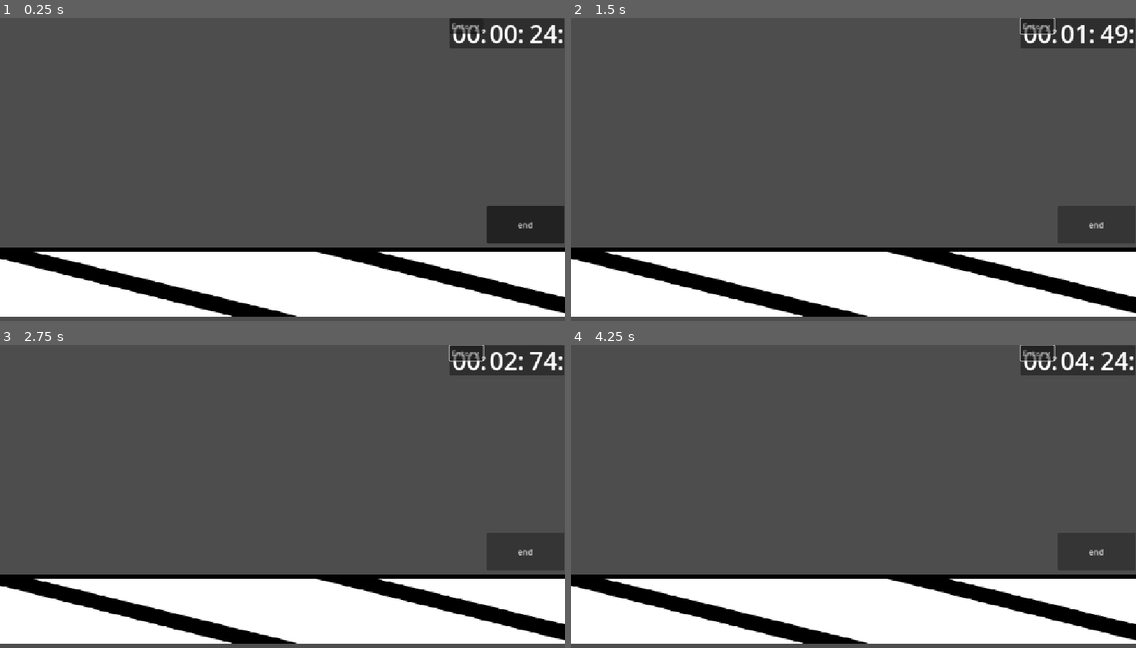
Above: before the commit, frames 1-4 (two rows, left to right).
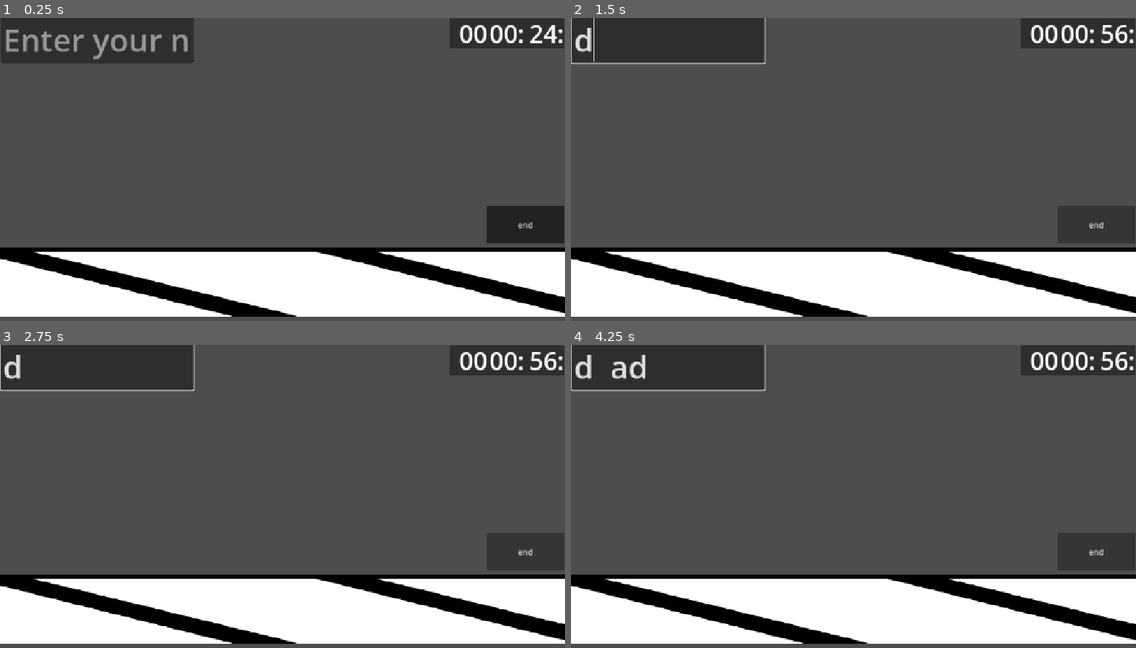
Above: after the commit, the same moments.

Repository: average4136/head-over-heels-game
Game: Godot game, scene res://Scenes/game.tscn
Two runs of this game, one before a commit and one after it. Both use one fixed random seed, a clock stepped at 60 frames per second and the inputs below. This scene is started directly instead of the project's main scene.
Inputs:
- Up to frame 1 (0.25 s): no input
- Up to frame 2 (1.5 s): click "end" at 0.5 s; tap Enter (ui_accept) at 1.25 s; hold D (move_right) from 1.28 s (still down)
- Up to frame 3 (2.75 s): keep holding D (move_right); tap Space (jump) at 1.52, 2.27 s
- Up to frame 4 (4.25 s): release D (move_right) at 2.78 s; hold A (move_left) 2.78-3.53 s; hold D (move_right) from 3.53 s (still down); tap Space (jump) at 3.77 s

The runs differ from the first frame. In frame 1, 4.9% of the frame differs, in the area x 0-87%, y 0-15%; in frame 2, 5.8%, in the area x 0-99%, y 0-16%; in frame 3, 5.8%; in frame 4, 5.8%.

Commit message:
Leaderboard working

Diff:
--- a/Scenes/game.tscn
+++ b/Scenes/game.tscn
@@ -71,10 +71,20 @@
 metadata/_edit_use_anchors_ = true
 
 [node name="PlayerName" type="LineEdit" parent="Camera2D/Panel" unique_id=2115220908]
-layout_mode = 0
-offset_right = 68.5
-offset_bottom = 31.0
+layout_mode = 1
+anchors_preset = -1
+anchor_left = -3.9270003
+anchor_right = -2.24
+anchor_bottom = 1.4590001
+offset_left = -0.008911133
+offset_top = -4.0
+offset_right = -0.08001709
+offset_bottom = 0.0009918213
+grow_horizontal = 0
+grow_vertical = 2
+theme_override_font_sizes/font_size = 64
 placeholder_text = "Enter your name:"
+keep_editing_on_text_submit = true
 
 [node name="TestGround" type="StaticBody2D" parent="." unique_id=220009935]
 
@@ -103,4 +113,5 @@
 text = "end
 "
 
+[connection signal="text_submitted" from="Camera2D/Panel/PlayerName" to="Camera2D/Panel" method="_on_line_edit_text_submitted"]
 [connection signal="pressed" from="test for leaderboard/Button" to="Camera2D/Panel" method="_on_button_pressed"]
--- a/Scenes/leaderboard_container.tscn
+++ b/Scenes/leaderboard_container.tscn
@@ -60,8 +60,11 @@
 
 [node name="Label" type="Label" parent="NamesContainer/First" unique_id=879518900]
 layout_mode = 1
-offset_right = 12.0
-offset_bottom = 23.0
+anchors_preset = -1
+anchor_right = 0.99826086
+anchor_bottom = 0.95726496
+theme_override_font_sizes/font_size = 64
+metadata/_edit_use_anchors_ = true
 
 [node name="Second" type="Panel" parent="NamesContainer" unique_id=1416139987]
 layout_mode = 2
@@ -72,8 +75,12 @@
 
 [node name="Label" type="Label" parent="NamesContainer/Second" unique_id=560316870]
 layout_mode = 1
-offset_right = 1.0
-offset_bottom = 23.0
+anchors_preset = 15
+anchor_right = 1.0
+anchor_bottom = 1.0
+grow_horizontal = 2
+grow_vertical = 2
+theme_override_font_sizes/font_size = 64
 
 [node name="Third" type="Panel" parent="NamesContainer" unique_id=1780515740]
 layout_mode = 2
@@ -82,8 +89,12 @@
 
 [node name="Label" type="Label" parent="NamesContainer/Third" unique_id=1042420015]
 layout_mode = 1
-offset_right = 1.0
-offset_bottom = 23.0
+anchors_preset = 15
+anchor_right = 1.0
+anchor_bottom = 1.0
+grow_horizontal = 2
+grow_vertical = 2
+theme_override_font_sizes/font_size = 64
 
 [node name="Fourth" type="Panel" parent="NamesContainer" unique_id=1653578982]
 layout_mode = 2
@@ -92,8 +103,12 @@
 
 [node name="Label" type="Label" parent="NamesContainer/Fourth" unique_id=2033304261]
 layout_mode = 1
-offset_right = 1.0
-offset_bottom = 23.0
+anchors_preset = 15
+anchor_right = 1.0
+anchor_bottom = 1.0
+grow_horizontal = 2
+grow_vertical = 2
+theme_override_font_sizes/font_size = 64
 
 [node name="Fifth" type="Panel" parent="NamesContainer" unique_id=624252269]
 layout_mode = 2
@@ -102,7 +117,11 @@
 
 [node name="Label" type="Label" parent="NamesContainer/Fifth" unique_id=1501196673]
 layout_mode = 1
-offset_right = 1.0
-offset_bottom = 23.0
+anchors_preset = 15
+anchor_right = 1.0
+anchor_bottom = 1.0
+grow_horizontal = 2
+grow_vertical = 2
+theme_override_font_sizes/font_size = 64
 
 [connection signal="pressed" from="NamesContainer/Leaderboard/Button" to="." method="_on_back_button_pressed"]
--- a/Scripts/panel.gd
+++ b/Scripts/panel.gd
@@ -5,11 +5,19 @@
 var seconds: int = 0
 var mseconds: int = 0
 
+var timer_stopped: bool = false
+
 const SAVE_PATH := "user://leaderboard.json"
 const MAX_ENTRIES := 5
+func reset_leaderboard() -> void:
+	if FileAccess.file_exists(SAVE_PATH):
+		DirAccess.remove_absolute(ProjectSettings.globalize_path(SAVE_PATH))
+		print("Leaderboard reset!")
+func _process(delta) -> void:
+	# Stop the timer if the game has ended
+	if timer_stopped:
+		return
 
-
-func _process(delta) -> void:
 	time += delta
 
 	mseconds = fmod(time, 1) * 100
@@ -18,21 +26,37 @@
 
 	$mseconds.text = "%02d:" % mseconds
 	$seconds.text = "%02d:" % seconds
-	$minutes.text = "%02d:" % minutes
+	$minutes.text = "%02d" % minutes
+
 
 func _on_button_pressed() -> void:
-	var player_name = $PlayerName.text.strip_edges()
+	# Stop the timer
+	timer_stopped = true
 
-	# Don't allow the score to be submitted without a name
+	print("Timer stopped at: ", time)
+
+	# Put the cursor into the name box
+	$PlayerName.grab_focus()
+
+	# Tell the player what to do
+	print("Enter your name and press Enter.")
+
+
+func _on_line_edit_text_submitted(new_text: String) -> void:
+	var player_name = new_text.strip_edges()
+
+	# Don't allow an empty name
 	if player_name == "":
 		print("Please enter your name!")
 		$PlayerName.grab_focus()
 		return
 
+	# Save the score
 	add_score(player_name, time)
 
 	print("Score saved: ", player_name, " - ", time)
 
+	# Go to leaderboard
 	get_tree().change_scene_to_file(
 		"res://Scenes/leaderboard_container.tscn"
 	)
